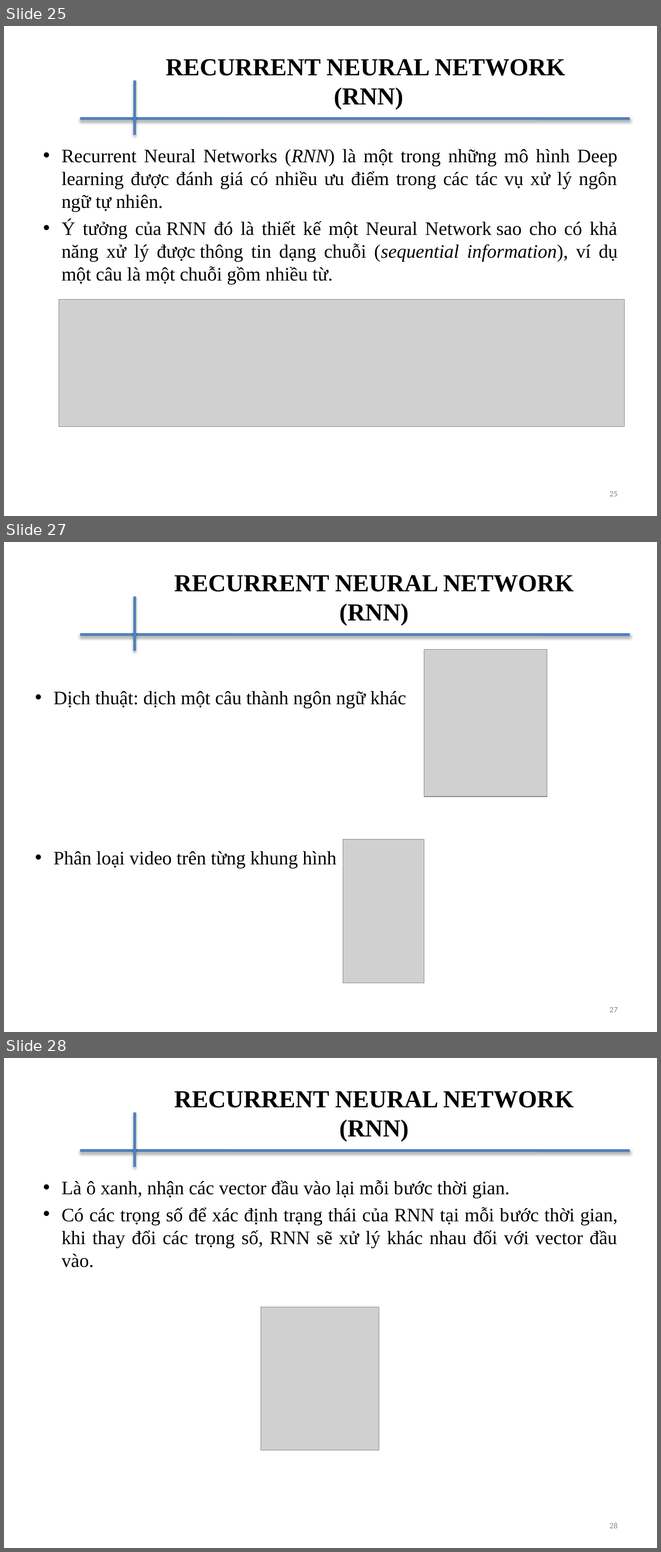
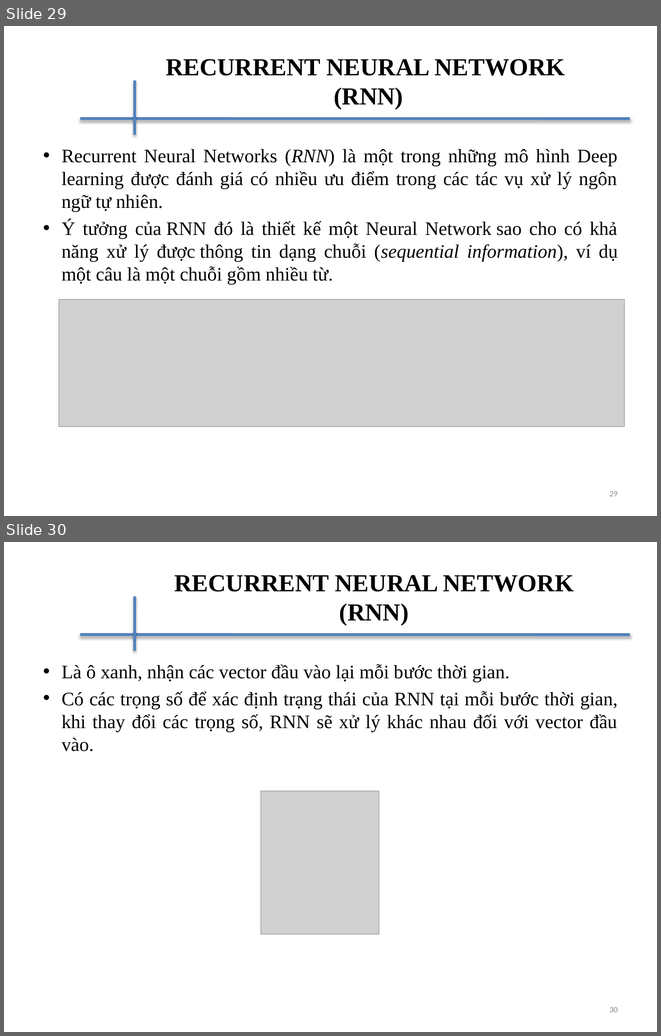
Before and after one commit to daithinh2401/Master_2019, a slide deck: Machine_Learning/ML_Mid_Slide.pptx. Shown one above the other, each under a label of ours: slides 25, 27 and 28 before the commit, slides 29 and 30 after it; the slides between them are not shown. The pictures are 661x1552 and 661x1036 pixels, drawn with LibreOffice and Linux fonts; fonts in the diff are those of the drawing; grey boxes stand for pictures; background and template pictures are left out. Boxes give left, top, right and bottom in pixels: in the first picture for what was removed or moved away, otherwise in the second. Text is boxed around its words. In the diff, an @@ line names an element or a change of style, - is before the commit and + after.

```diff
--- a/Machine_Learning/ML_Mid_Slide.pptx
+++ b/Machine_Learning/ML_Mid_Slide.pptx
@@ slide 27 removed at (x1=4, y1=542, x2=657, y2=1032), background #FFFFFF; not listed: 2 template elements that a slide beside it also shows @@
@@ title removed at (x1=174, y1=575, x2=574, y2=626) @@
-RECURRENT NEURAL NETWORK
-(RNN)
@@ picture removed at (x1=424, y1=650, x2=547, y2=796) @@
@@ text removed at (x1=53, y1=691, x2=406, y2=868) @@
-• Dịch thuật: dịch một câu thành ngôn ngữ khác
-• Phân loại video trên từng khung hình
@@ picture removed at (x1=343, y1=839, x2=424, y2=983) @@
@@ page number removed at (x1=609, y1=1007, x2=618, y2=1012) @@
-27
@@ what was slide 25 is now slide 29 @@
@@ page number at (x1=609, y1=491, x2=618, y2=496): text changed @@
-25
+29
@@ what was slide 28 is now slide 30 @@
@@ page number at (x1=609, y1=1007, x2=618, y2=1012): text changed @@
-28
+30
```
Also in this commit, not shown: 3 slides changed, 8 slides added, 1 other slide removed, 8 other files.
